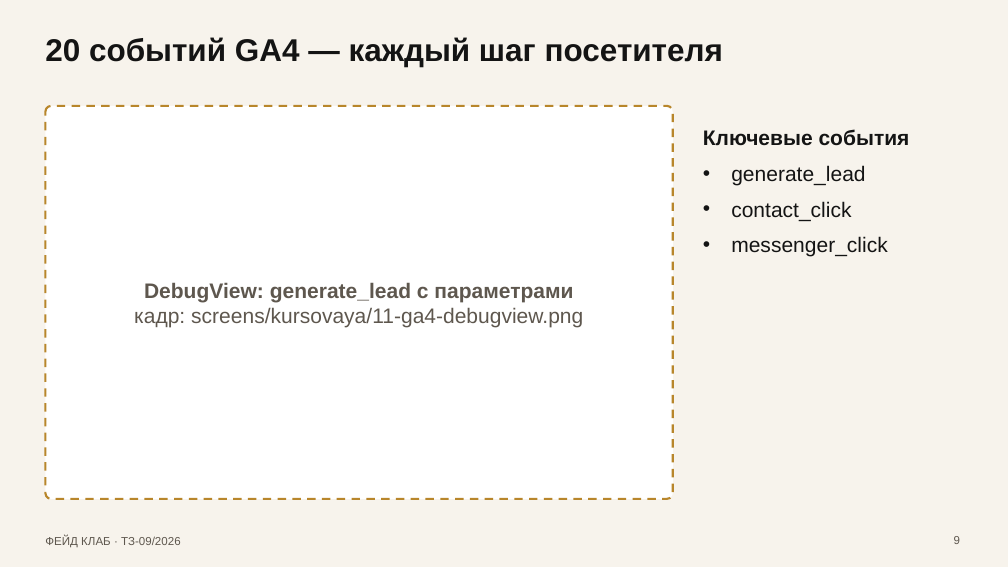
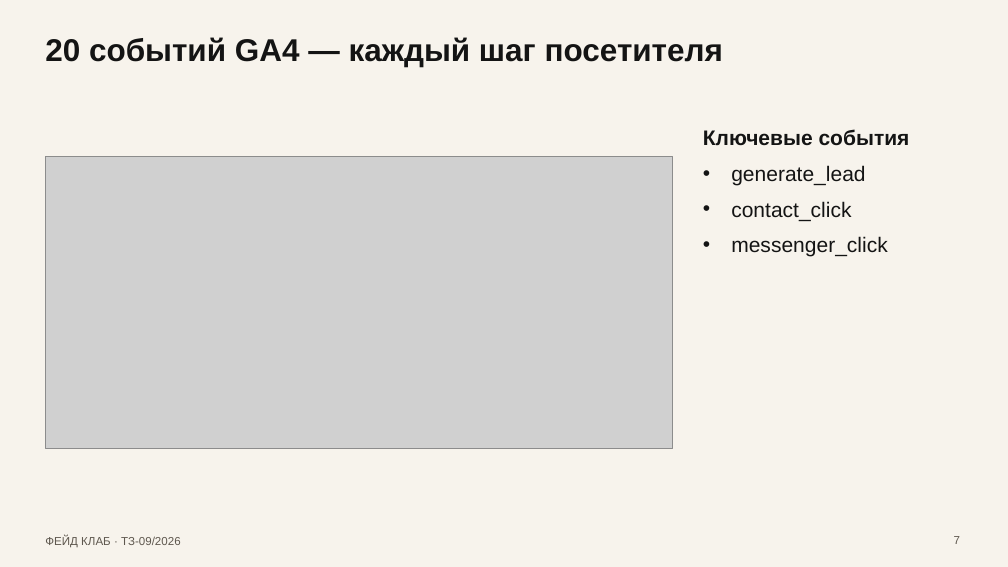
Before and after one commit to Kusttx/tz-09-barbershop-feyd-klab, a slide deck: slide 7 of presentation/zashchita.pptx (slide 9 before the commit). Drawn at 1008x567 pixels with LibreOffice and Linux fonts; fonts in the diff are those of the drawing; grey boxes stand for pictures. Boxes give left, top, right and bottom in pixels: in the first picture for what was removed or moved away, otherwise in the second. Text is boxed around its words. In the diff, an @@ line names an element or a change of style, - is before the commit and + after.

```diff
--- a/presentation/zashchita.pptx
+++ b/presentation/zashchita.pptx
@@ rounded rectangle removed at (45,106,673,499) @@
@@ picture added at (45,157,673,449) @@
@@ text removed at (134,282,583,327) @@
-DebugView: generate_lead с параметрами
-кадр: screens/kursovaya/11-ga4-debugview.png
@@ page number at (954,536,960,544): text changed @@
-9
+7
```
Also in this commit, not shown: 1 other slide changed, 1 slide added, 2 slides removed, 7 other files.
